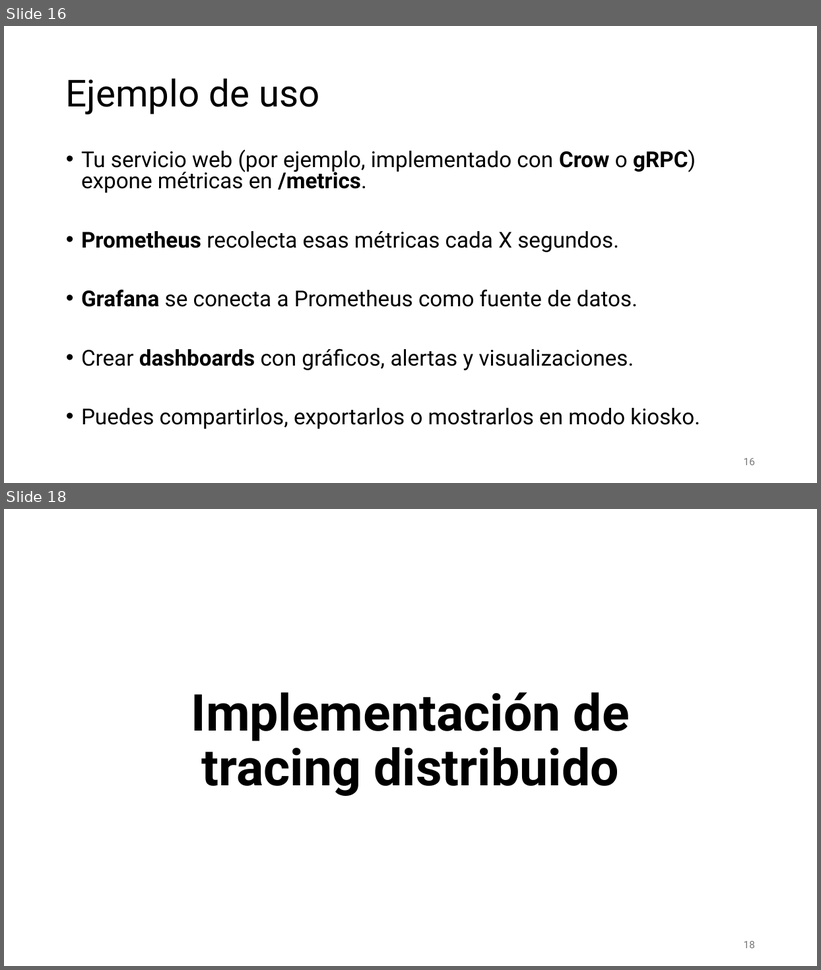
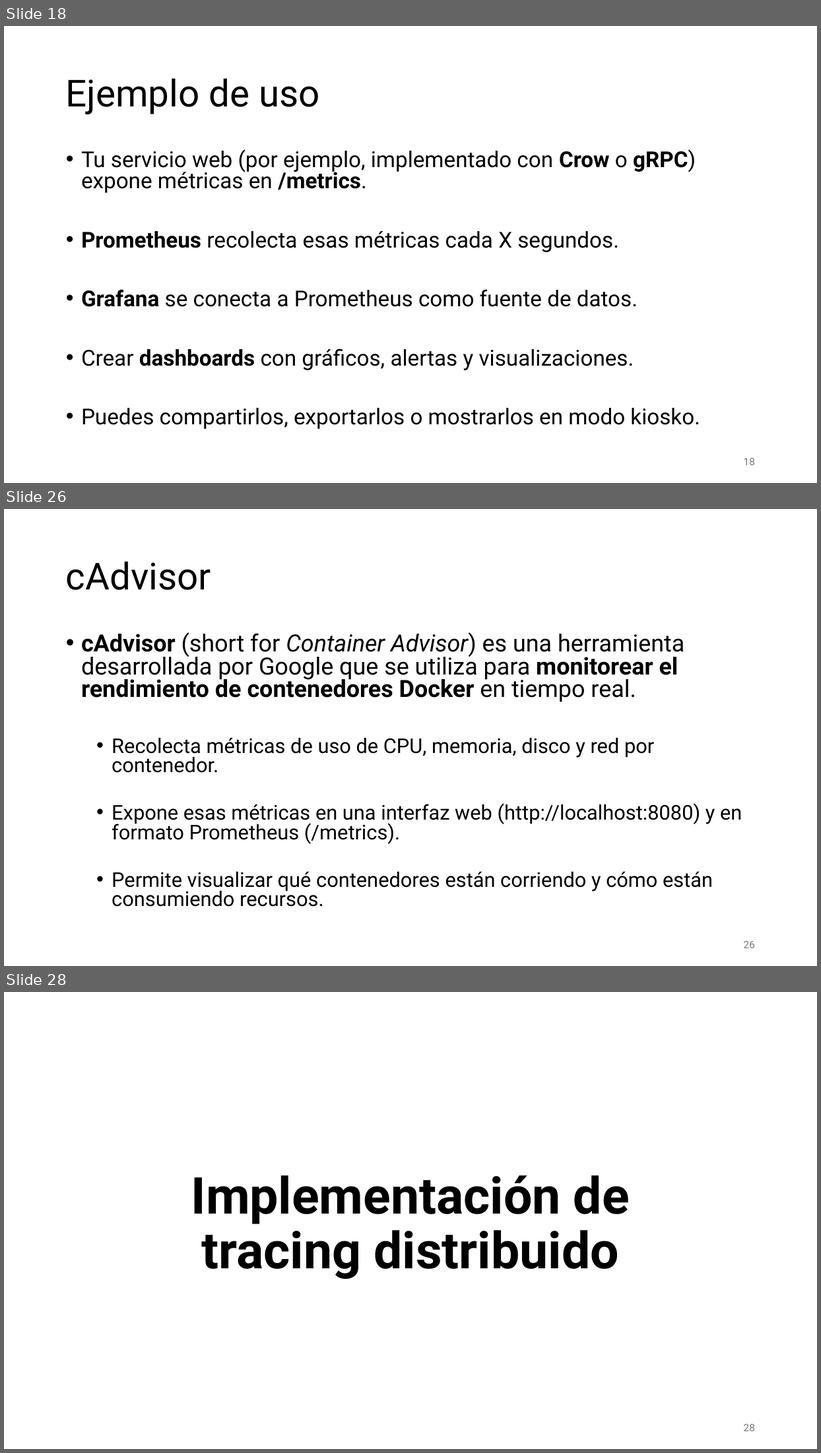
Before and after one commit to aldebarran22/CURSO_CPP_SERVICIOS_30H, a slide deck: doc/8_Monitorizacion_logging_microservicios.pptx. Shown one above the other, each under a label of ours: slides 16 and 18 before the commit, slides 18, 26 and 28 after it; the slides between them are not shown. The pictures are 821x970 and 821x1453 pixels, drawn with LibreOffice and Linux fonts; fonts in the diff are those of the drawing. Boxes give left, top, right and bottom in pixels: in the first picture for what was removed or moved away, otherwise in the second. Text is boxed around its words. In the diff, an @@ line names an element or a change of style, - is before the commit and + after.

```diff
--- a/doc/8_Monitorizacion_logging_microservicios.pptx
+++ b/doc/8_Monitorizacion_logging_microservicios.pptx
@@ slide 26 added at (x1=4, y1=509, x2=817, y2=966), background #FFFFFF @@
@@ title added at (x1=66, y1=561, x2=211, y2=590), 44 pt, text #000000 @@
+cAdvisor
@@ text added at (x1=81, y1=632, x2=742, y2=907), 24 pt, text #000000 @@
+• cAdvisor (short for Container Advisor) es una herramienta desarrollada por Google que se utiliza para monitorear el rendimiento de contenedores Docker en tiempo real.
+  • Recolecta métricas de uso de CPU, memoria, disco y red por contenedor.
+  • Expone esas métricas en una interfaz web (http://localhost:8080) y en formato Prometheus (/metrics).
+  • Permite visualizar qué contenedores están corriendo y cómo están consumiendo recursos.
@@ page number added at (x1=744, y1=941, x2=755, y2=949), 12 pt, text #797979 @@
+26
@@ what was slide 16 is now slide 18 @@
@@ page number at (x1=744, y1=458, x2=755, y2=466): text changed @@
-16
+18
@@ what was slide 18 is now slide 28 @@
@@ page number at (x1=744, y1=1424, x2=755, y2=1432): text changed @@
-18
+28
```
Also in this commit, not shown: 5 slides changed, 15 other slides added, 1 slide removed, 3 other files.
